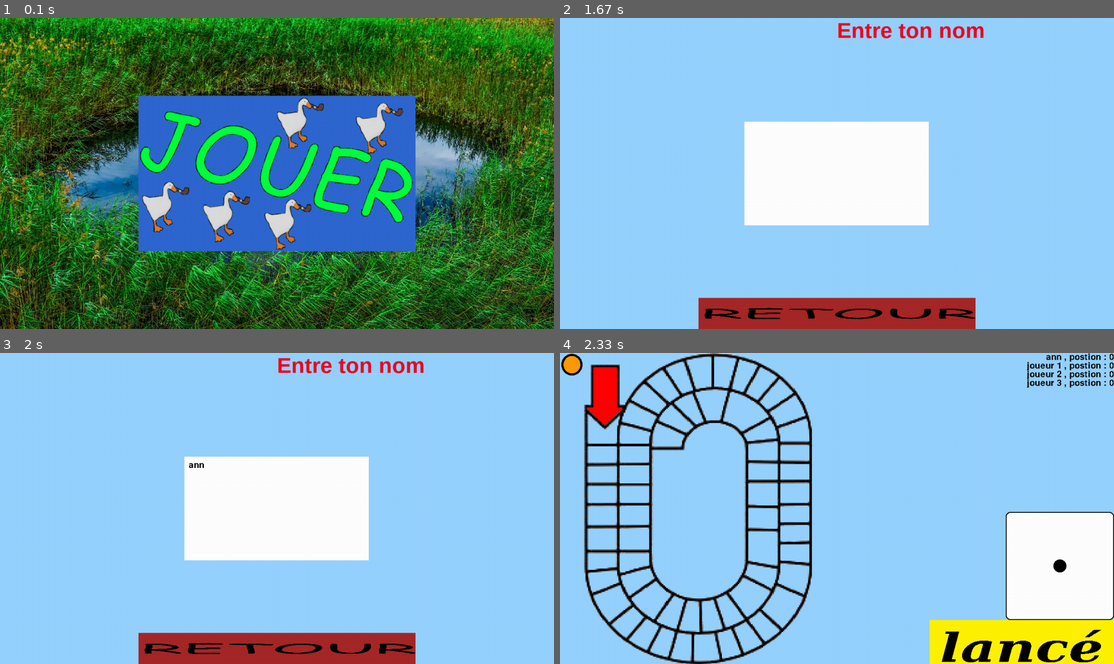
Above: before the commit, frames 1-4 (two rows, left to right).
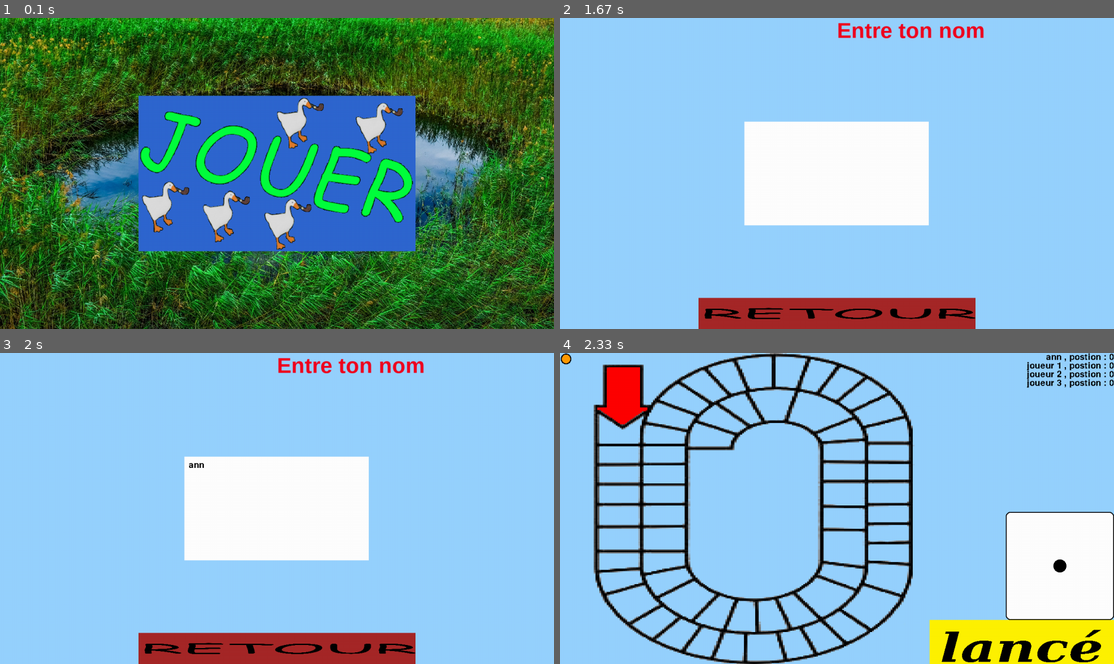
Above: after the commit, the same moments.

Repository: chokinyan/nsi-projet
Game: pygame game, started from projet nsi/projet.py
Same seed, same stepped clock (60 frames per second), same inputs: the game is played once before the commit and once after it.
Inputs (mouse positions are in pixels of both pictures, inside the frame that each line leads up to):
- Up to frame 1 (0.1 s): no input
- Up to frame 2 (1.67 s): click (837, 173) at 0.38 s; click (837, 195) at 0.72 s; click (886, 173) at 1.05 s; click (753, 173) at 1.38 s
- Up to frame 3 (2 s): type "ann" at 1.67 s
- Up to frame 4 (2.33 s): tap Enter at 2 s

Frames 1-3 are identical in both runs. In frame 4, 20% of the frame differs, in the area x 0-64%, y 0-100%.

Commit message:
commence a noté les données de chaque cases

Diff:
--- a/projet nsi/projet.py
+++ b/projet nsi/projet.py
@@ -238,13 +238,12 @@
         haut = 0
         for i in range(len(joueur)):
             pion.__setitem__(i+1,pyg.image.load(f"projet nsi\image\pion\pion{i+1}.png"))
-            #pion[i+1] = pyg.transform.scale(pion[i+1])
-            pion[i+1]
+            pion[i+1] = pyg.transform.scale(pion[i+1],(pion[i+1].get_width()*0.5,pion[i+1].get_height()*0.5))
         font = pyg.font.SysFont(name = 'None',size = 30)
         image_lance = pyg.image.load(r"projet nsi\image\dée\lance.png")
         image_lance = pyg.transform.scale(image_lance,(pyg.display.get_window_size()[0]/3,pyg.display.get_window_size()[1]/7))
         plateaux = pyg.image.load(r"projet nsi\image\image sans droit et utilisable\plateau\plateau.png")
-        plateaux = pyg.transform.scale(plateaux,(self.taille_screen[0]*0.5,self.taille_screen[1]))
+        plateaux = pyg.transform.scale(plateaux,(self.taille_screen[0]*0.7,self.taille_screen[1]))
         bouton.update(Blance = addp.Button(x = pyg.display.get_window_size()[0]-image_lance.get_width(),y = pyg.display.get_window_size()[1]-image_lance.get_height() ,fild = image_lance))
         dée_1_img = pyg.image.load(r"projet nsi\image\dée\1.png")
         ((self.disp).scr).blit(dée_1_img,(pyg.display.get_window_size()[0]-dée_1_img.get_width(),pyg.display.get_window_size()[1]-(image_lance.get_height()+dée_1_img.get_height())))
Not shown, added: projet nsi/rect_case_list
